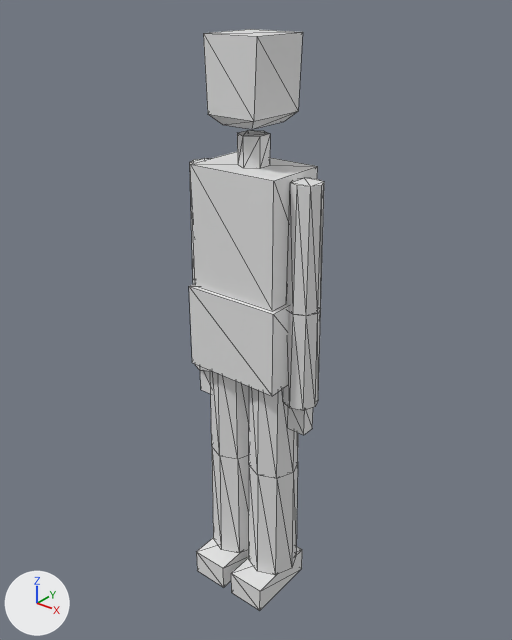
Two versions of the glTF model Alex_PS2_Base.glb, one commit apart.
Camera for both pictures: a 50 mm camera at (1.351, -1.678, 2.144) aimed at (-0.011, 0.025, 1.088). Arrows for +X, +Y and +Z are at lower left; the lights stay in place. The older version comes first. Mesh edges are drawn as thin lines. Vertices at exactly the same position are counted once.

In view in the first picture: 'Alex_PS2_Base'.
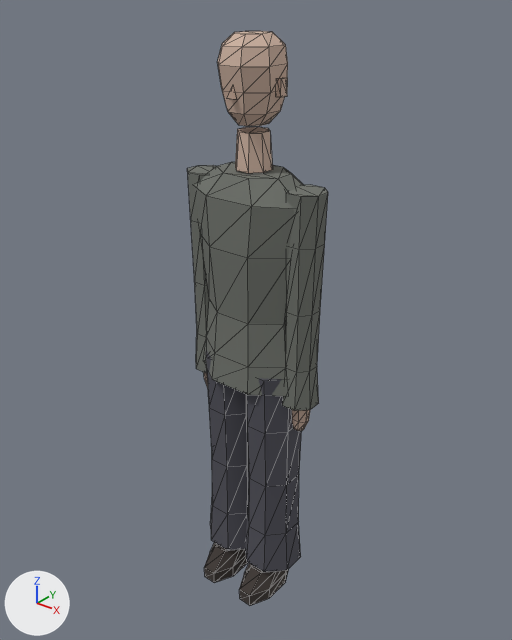
Where the change shows, as pixel boxes [x1, y1, x2, y2] in the pictures (512 x 640 px):
'Alex_PS2_Base', reshaped, recoloured: before [189, 29, 324, 610]; after [187, 31, 328, 605]
part 1 of me_alex_ps2_base, added (beige): after [235, 127, 273, 173]
part 2 of me_alex_ps2_base, added: after [276, 77, 288, 97]
part 3 of me_alex_ps2_base, rebuilt (35% narrower): before [210, 370, 298, 575]; after [245, 378, 302, 572]
part 4 of me_alex_ps2_base, rebuilt (21% wider, 63% taller): before [286, 178, 324, 316]; after [282, 185, 328, 411]
part 5 of me_alex_ps2_base, rebuilt (mostly hidden before): before [193, 280, 210, 372]; after [187, 165, 216, 373]
part 6 of me_alex_ps2_base, rebuilt (30% narrower): before [203, 29, 303, 129]; after [218, 31, 288, 126]
part 7 of me_alex_ps2_base, rebuilt: before [191, 152, 318, 311]; after [194, 162, 304, 396]
part 8 of me_alex_ps2_base, rebuilt: before [288, 407, 313, 435]; after [292, 410, 310, 431]
part 9 of me_alex_ps2_base, rebuilt: before [196, 538, 248, 587]; after [204, 542, 248, 583]
part 10 of me_alex_ps2_base, rebuilt: before [231, 546, 302, 610]; after [239, 563, 289, 605]
part 11 of me_alex_ps2_base, rebuilt (mostly hidden): before [200, 371, 211, 394]; after [204, 372, 208, 387]
part 12 of me_alex_ps2_base, added: after [206, 350, 248, 550]
part 13 of me_alex_ps2_base, deleted (mostly hidden): before [190, 158, 207, 280]
part 14 of me_alex_ps2_base, deleted: before [237, 130, 270, 169]
part 15 of me_alex_ps2_base, deleted: before [189, 284, 321, 411]
part 16 of me_alex_ps2_base, added: after [226, 86, 237, 100]

Patch to the scene script:
```diff
--- a/Alex_PS2_Base.glb.py
+++ b/Alex_PS2_Base.glb.py
@@ me_alex_ps2_base @@
-me_alex_ps2_base.from_pydata(...)  # 183 vertices, 332 faces; spans x -0.26..0.26, y -0.17..0.12, z 0.0..2.0
+me_alex_ps2_base.from_pydata(...)  # 420 vertices, 784 faces; spans x -0.26..0.26, y -0.17..0.13, z 0.0..2.0
+# me_alex_ps2_base part 1: a new loose piece, an 8-sided cylinder along z spanning x -0.05..0.05, y -0.05..0.05, z 1.62..1.73, in mat_alex_skin (beige #ceb3a2)
+# me_alex_ps2_base part 2: a new loose piece, a box spanning x 0.089..0.107, y -0.01..0.02, z 1.835..1.885, in mat_alex_skin (beige #ceb3a2)
+# me_alex_ps2_base part 3: the loose piece of 47 vertices spanning x -0.19..0.19, y -0.09..0.09, z 0.1..1.0 is rebuilt with 40 vertices and now spans x -0.01..0.19, y -0.1..0.1, z 0.13..0.96, in mat_alex_pants (dark grey #505059)
+# me_alex_ps2_base part 4: the loose piece of 16 vertices spanning x 0.15..0.25, y -0.05..0.05, z 1.2..1.61 is rebuilt with 40 vertices and now spans x 0.13..0.26, y -0.06..0.06, z 0.86..1.58, in mat_alex_sweater (grey #6f736c)
+# me_alex_ps2_base part 5: the loose piece of 16 vertices spanning x -0.26..-0.14, y -0.06..0.06, z 0.86..1.2 is rebuilt with 40 vertices and now spans x -0.26..-0.13, y -0.06..0.06, z 0.86..1.58, in mat_alex_sweater (grey #6f736c)
+# me_alex_ps2_base part 6: the loose piece of 12 vertices spanning x -0.09..0.09, y -0.1..0.1, z 1.75..2.0 is rebuilt with 48 vertices and now spans x -0.1..0.1, y -0.11..0.09, z 1.75..2.0, in mat_alex_skin (beige #ceb3a2)
+# me_alex_ps2_base part 7: the loose piece of 8 vertices spanning x -0.16..0.16, y -0.11..0.11, z 1.22..1.62 is rebuilt with 48 vertices and now spans x -0.22..0.22, y -0.13..0.13, z 0.9..1.61, in mat_alex_sweater (grey #6f736c)
+# me_alex_ps2_base part 8: the loose piece of 8 vertices spanning x 0.17..0.23, y -0.03..0.03, z 0.75..0.86 is rebuilt with 32 vertices and now spans x 0.16..0.23, y -0.02..0.02, z 0.75..0.87, in mat_alex_skin (beige #ceb3a2)
+# me_alex_ps2_base part 9: the loose piece of 8 vertices spanning x -0.16..-0.02, y -0.17..0.11, z 0.0..0.1 is rebuilt with 32 vertices and now spans x -0.15..-0.03, y -0.17..0.09, z 0.0..0.15, in mat_alex_boots (dark grey #3f3835)
+# me_alex_ps2_base part 10: the loose piece of 8 vertices spanning x 0.02..0.16, y -0.17..0.11, z 0.0..0.1 is rebuilt with 32 vertices and now spans x 0.03..0.15, y -0.17..0.09, z 0.0..0.15, in mat_alex_boots (dark grey #3f3835)
+# me_alex_ps2_base part 11: the loose piece of 8 vertices spanning x -0.23..-0.17, y -0.03..0.03, z 0.75..0.86 is rebuilt with 32 vertices and now spans x -0.23..-0.16, y -0.02..0.02, z 0.75..0.87, in mat_alex_skin (beige #ceb3a2)
+# me_alex_ps2_base part 12: a new loose piece of 40 vertices spanning x -0.19..0.01, y -0.1..0.1, z 0.13..0.96, in mat_alex_pants (dark grey #505059)
+# me_alex_ps2_base part 13: the loose piece of 16 vertices spanning x -0.25..-0.15, y -0.05..0.05, z 1.2..1.61 is deleted
+# me_alex_ps2_base part 14: the loose piece of 12 vertices spanning x -0.04..0.04, y -0.05..0.05, z 1.62..1.72 is deleted
+# me_alex_ps2_base part 15: 24 vertices removed from x -0.17..0.26, y -0.12..0.12, z 0.86..1.22
+# me_alex_ps2_base part 16: 4 vertices added at x -0.01..0.01, y -0.12..-0.09, z 1.83..1.87
+# other edits to the shape of me_alex_ps2_base do not show in these pictures
+me_alex_ps2_base.materials.append(mat_alex_skin)  # beige #ceb3a2
+me_alex_ps2_base.materials.append(mat_alex_sweater)  # grey #6f736c
+me_alex_ps2_base.materials.append(mat_alex_pants)  # dark grey #505059
+me_alex_ps2_base.materials.append(mat_alex_boots)  # dark grey #3f3835
```
